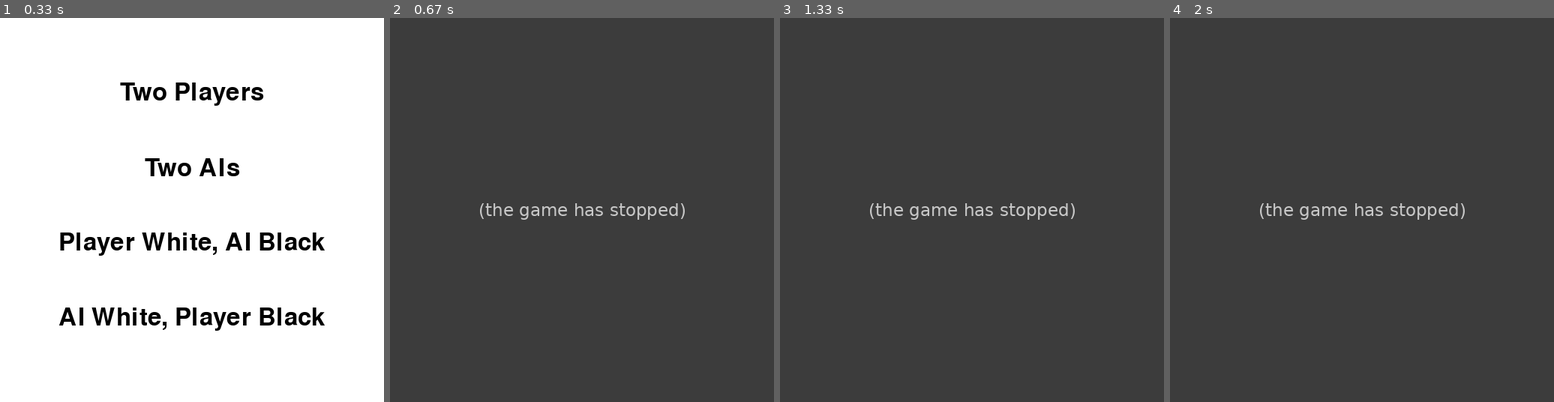
Above: before the commit, frames 1-4 (left to right).
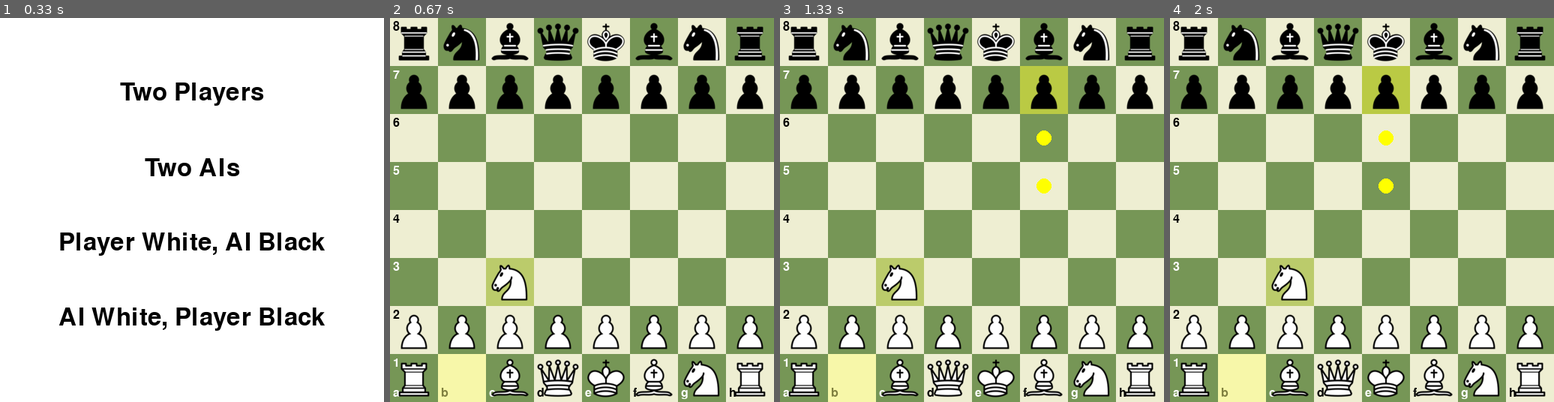
Above: after the commit, the same moments.

Repository: LeQuangMien10/ChessAI
Game: pygame game, started from main.py
The game is run twice, just before and just after one commit, with the same random seed, the same clock (stepped at 60 frames per second) and the same inputs.
Inputs (mouse positions are in pixels of both pictures, inside the frame that each line leads up to):
- Up to frame 1 (0.33 s): no input
- Up to frame 2 (0.67 s): click (582, 317) at 0.38 s
- Up to frame 3 (1.33 s): click (1029, 75) at 1.22 s
- Up to frame 4 (2 s): click (1504, 344) at 1.55 s; click (1369, 79) at 1.88 s

Frame 1 is identical in both runs. In frame 2, 99% of the frame differs, in the area x 0-100%, y 0-100%; in frame 3, 99%; in frame 4, 99%.
Error before the commit: TypeError: connect() missing 1 required positional argument: 'func' (evaluation.py line 54); the game stopped at 0.4 s (later frames are placeholders)

Commit message:
fix small function name

Diff:
--- a/evaluation.py
+++ b/evaluation.py
@@ -51,7 +51,7 @@
 
     evaluation += center_control(board_) * center_control_weight
 
-    evaluation += connect(board_) * connectivity_weight
+    evaluation += connectivity(board_) * connectivity_weight
 
     return evaluation * color
 
